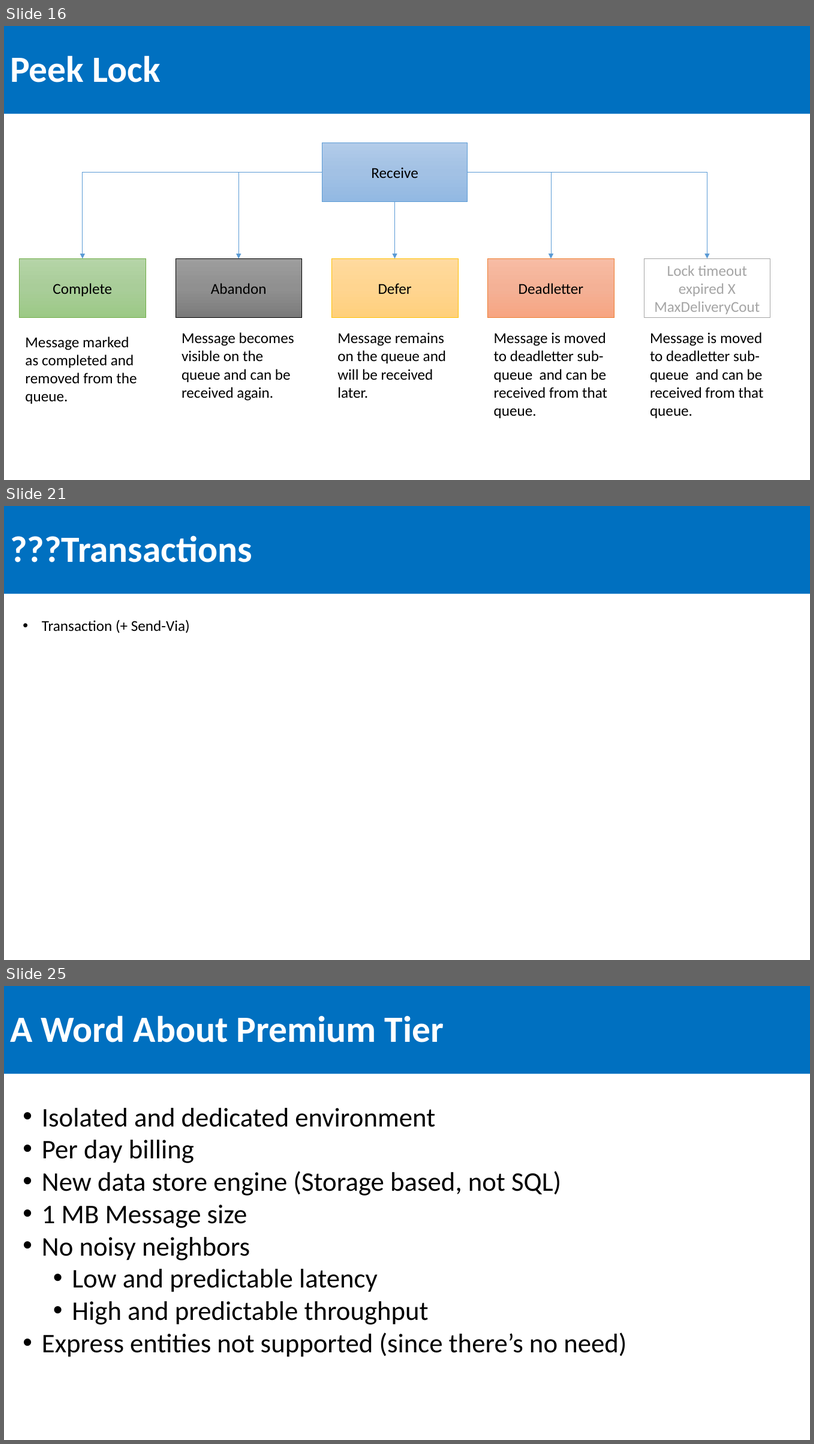
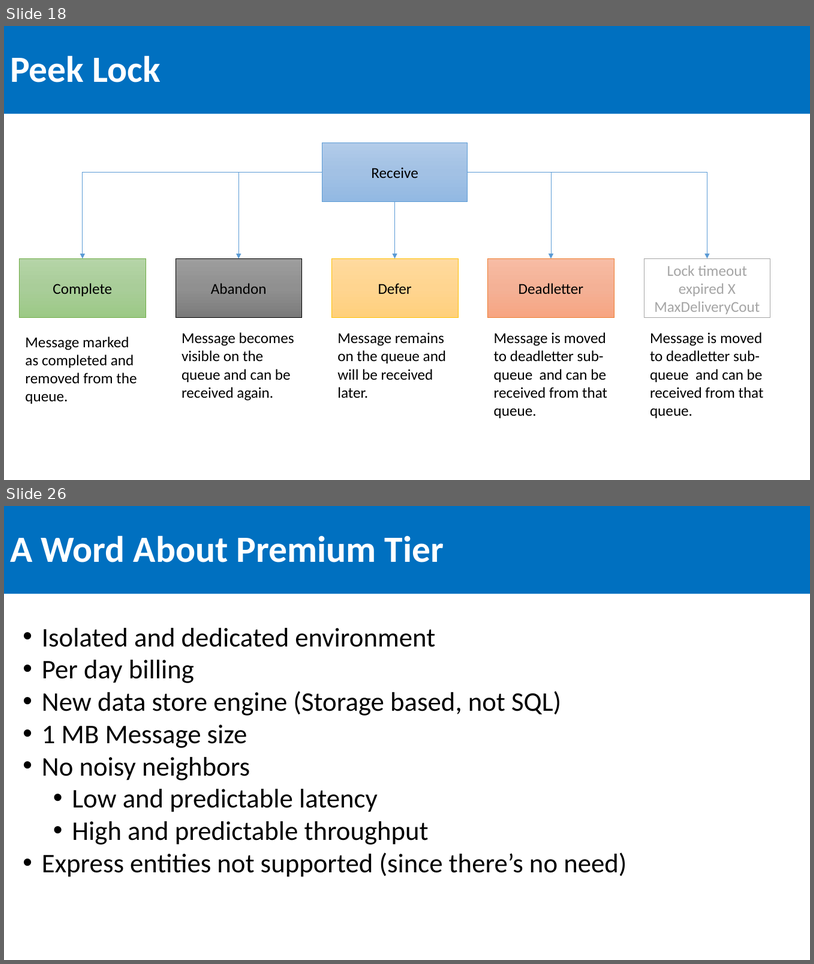
Before and after one commit to SeanFeldman/ASB-AustinAzure, a slide deck: Azure Service Bus Austin Azure usergroup 2016-09-08.pptx. Shown one above the other, each under a label of ours: slides 16, 21 and 25 before the commit, slides 18 and 26 after it; the slides between them are not shown. The pictures are 814x1444 and 814x964 pixels, drawn with LibreOffice and Linux fonts; fonts in the diff are those of the drawing. Boxes give left, top, right and bottom in pixels: in the first picture for what was removed or moved away, otherwise in the second. Text is boxed around its words. In the diff, an @@ line names an element or a change of style, - is before the commit and + after.

```diff
--- a/Azure Service Bus Austin Azure usergroup 2016-09-08.pptx
+++ b/Azure Service Bus Austin Azure usergroup 2016-09-08.pptx
@@ slide 21 removed at bbox=[4, 506, 810, 960], background #FFFFFF @@
@@ title removed at bbox=[4, 506, 810, 594] @@
-???Transactions
@@ text removed at bbox=[42, 619, 190, 633] @@
-• Transaction (+ Send-Via)
@@ what was slide 16 is now slide 18 @@
@@ what was slide 25 is now slide 26 @@
```
Also in this commit, not shown: 11 slides changed, 3 slides added, 1 other slide removed, 3 other files.
